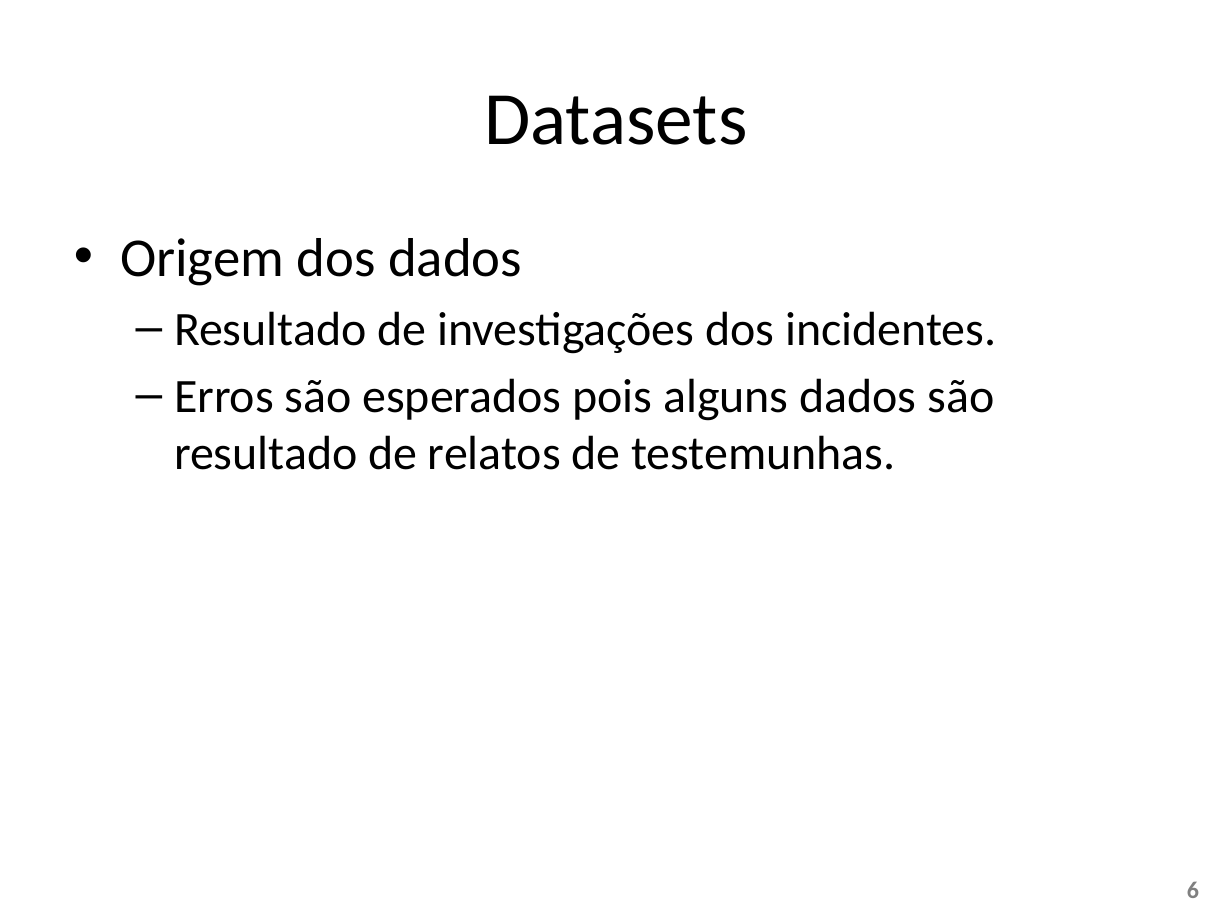
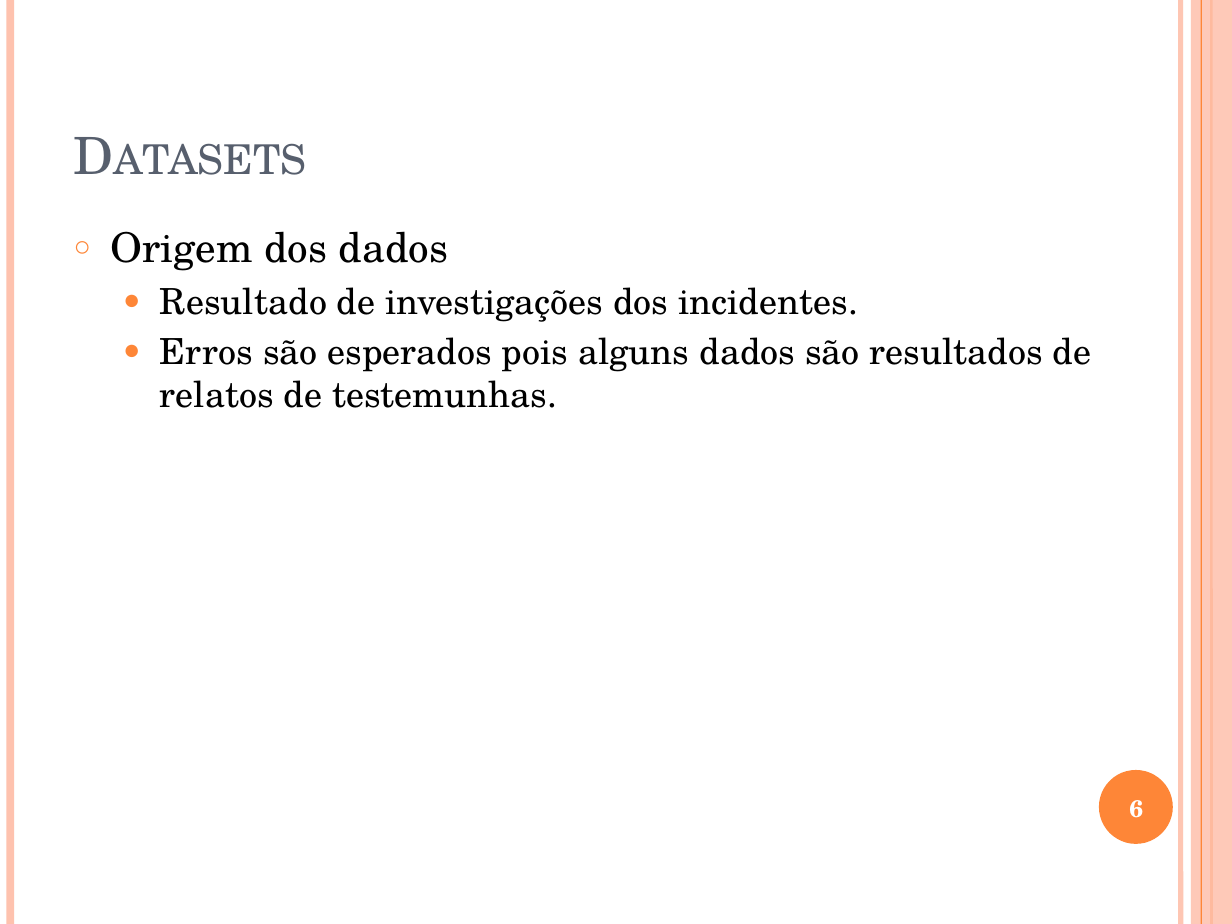
Before and after one commit to W3SS/ciencia-dados, a slide deck: slide 6 of apresentacao ciencia dados.pptx. Drawn at 1232x924 pixels with LibreOffice and Linux fonts; fonts in the diff are those of the drawing. Boxes give left, top, right and bottom in pixels: in the first picture for what was removed or moved away, otherwise in the second. Text is boxed around its words. In the diff, an @@ line names an element or a change of style, - is before the commit and + after.

```diff
--- a/apresentacao ciencia dados.pptx
+++ b/apresentacao ciencia dados.pptx
@@ line added from (10, 0) to (10, 924), #FEC3AE 4.5 pt @@
@@ line added from (1180, 0) to (1180, 924), #FEC3AE 3 pt @@
@@ rectangle added at (1191, 0, 1232, 924), fill #FEC3AE at 87% opacity @@
@@ line added from (1201, 0) to (1201, 924), #FE8637 0.75 pt @@
@@ line added from (1211, 0) to (1211, 924), #FE8637 1.5 pt @@
@@ title "Datasets" at (62, 37, 1068, 191): size 44 to 30 pt, font Calibri to TeX Gyre Schola, text colour #000000 to #575F6D, small capitals on; alignment centre to left; vertical alignment middle to bottom @@
@@ text at (111, 231, 858, 322): size 32 to 24 pt in "Origem dos dados"; font Calibri to TeX Gyre Schola in "Origem dos dados", "Resultado de investigações dos incidentes."; size 28 to 21 pt in "Resultado de investigações dos incidentes."; bullet • to ○; bullet – to ●; less space between paragraphs @@
@@ text at (160, 337, 1092, 408): text changed; size 28 to 21 pt; font Calibri to TeX Gyre Schola @@
-  – Erros são esperados pois alguns dados são resultado de relatos de testemunhas.
+  ● Erros são esperados pois alguns dados são resultados de relatos de testemunhas.
@@ page number: place and size @@
-page number at (1187, 881, 1199, 898)
+page number at (1129, 800, 1143, 818)
@@ page number at (1129, 800, 1143, 818): font Calibri to TeX Gyre Schola, text colour #808080 to #FFFFFF; alignment right to centre @@
@@ ellipse added at (1099, 770, 1173, 844), fill #FE8637 @@
```
Also in this commit, not shown: 13 other slides changed, 1 slide added.
